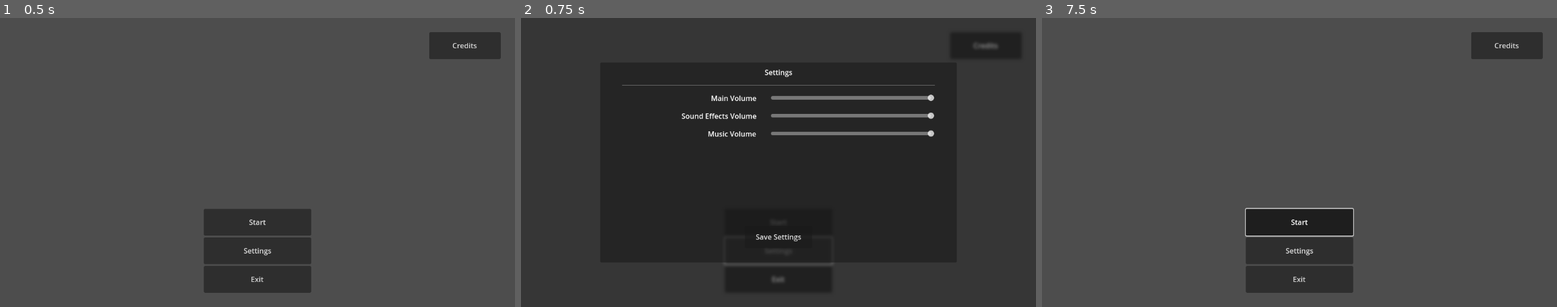
Above: before the commit, frames 1-3 (left to right).
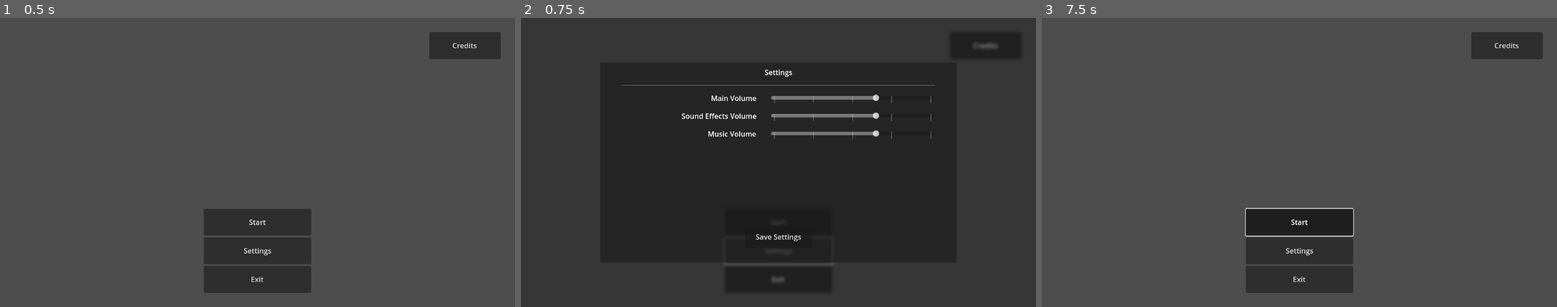
Above: after the commit, the same moments.

Repository: sjgillGit/GWJ80
Game: Godot game, scene res://PrivateDevRoom/Scenes/main_menu.tscn
Two runs of this game, one before a commit and one after it. Both use one fixed random seed, a clock stepped at 60 frames per second and the inputs below. The project has no main scene, so this scene is started directly.
Inputs (mouse positions are in pixels of both pictures, inside the frame that each line leads up to):
- Up to frame 1 (0.5 s): no input
- Up to frame 2 (0.75 s): click "Settings" at 0.5 s
- Up to frame 3 (7.5 s): click "Start" at 1.25 s; click "Start" at 2 s; click "Start" at 2.75 s; click "Credits" at 3.5 s; click "Save Settings" at 4.25 s; tap Enter at 5, 6.5 s; move the mouse to (1412, 148) at 5.02 s; click (1412, 148) at 5.17 s; tap Space at 5.75, 7.25 s; move the mouse to (1196, 176) at 5.77 s; click (1196, 176) at 5.92 s; move the mouse to (1351, 98) at 6.52 s; click (1351, 98) at 6.67 s; move the mouse to (1273, 220) at 7.27 s; click (1273, 220) at 7.42 s

Frame 1 is identical in both runs. In frame 2, 0.5% of the frame differs, in the area x 49-81%, y 26-42%; in frame 3, nothing differs.

Commit message:
reorganized files

Diff:
--- a/PrivateDevRoom/Scenes/main_menu.tscn
+++ b/PrivateDevRoom/Scenes/main_menu.tscn
@@ -33,20 +33,20 @@
 size_flags_vertical = 0
 text = "Credits"
 
-[node name="VBoxContainer" type="VBoxContainer" parent="MarginContainer"]
+[node name="MenuStack" type="VBoxContainer" parent="MarginContainer"]
 layout_mode = 2
 size_flags_vertical = 8
 mouse_filter = 2
 alignment = 1
 
-[node name="Start" type="Button" parent="MarginContainer/VBoxContainer"]
+[node name="Start" type="Button" parent="MarginContainer/MenuStack"]
 custom_minimum_size = Vector2(240, 60)
 layout_mode = 2
 size_flags_horizontal = 4
 size_flags_vertical = 4
 text = "Start"
 
-[node name="Settings" type="Button" parent="MarginContainer/VBoxContainer"]
+[node name="Settings" type="Button" parent="MarginContainer/MenuStack"]
 custom_minimum_size = Vector2(240, 60)
 layout_mode = 2
 size_flags_horizontal = 4
@@ -54,7 +54,7 @@
 text = "Settings
 "
 
-[node name="Exit" type="Button" parent="MarginContainer/VBoxContainer"]
+[node name="Exit" type="Button" parent="MarginContainer/MenuStack"]
 custom_minimum_size = Vector2(240, 60)
 layout_mode = 2
 size_flags_horizontal = 4
@@ -70,6 +70,6 @@
 grow_vertical = 2
 mouse_filter = 2
 
-[connection signal="pressed" from="MarginContainer/VBoxContainer/Start" to="." method="_on_start_pressed"]
-[connection signal="pressed" from="MarginContainer/VBoxContainer/Settings" to="." method="_on_settings_pressed"]
-[connection signal="pressed" from="MarginContainer/VBoxContainer/Exit" to="." method="_on_exit_pressed"]
+[connection signal="pressed" from="MarginContainer/MenuStack/Start" to="." method="_on_start_pressed"]
+[connection signal="pressed" from="MarginContainer/MenuStack/Settings" to="." method="_on_settings_pressed"]
+[connection signal="pressed" from="MarginContainer/MenuStack/Exit" to="." method="_on_exit_pressed"]
--- a/PrivateDevRoom/Scenes/settings.tscn
+++ b/PrivateDevRoom/Scenes/settings.tscn
@@ -1,7 +1,7 @@
 [gd_scene load_steps=4 format=3 uid="uid://uinurfovxmcg"]
 
 [ext_resource type="Script" uid="uid://coum3iki2l4f6" path="res://PrivateDevRoom/Scripts/settings.gd" id="1_d8bn1"]
-[ext_resource type="Shader" uid="uid://dew5sedirejj0" path="res://PrivateDevRoom/Scenes/blur.gdshader" id="1_ji6da"]
+[ext_resource type="Shader" uid="uid://dew5sedirejj0" path="res://PrivateDevRoom/Scenes/Shaders/blur.gdshader" id="1_ji6da"]
 
 [sub_resource type="ShaderMaterial" id="ShaderMaterial_8agtr"]
 shader = ExtResource("1_ji6da")
@@ -72,6 +72,8 @@
 max_value = 1.0
 step = 0.05
 value = 0.5
+tick_count = 5
+ticks_on_borders = true
 
 [node name="SFXVolume" type="HBoxContainer" parent="MarginContainer/PanelContainer/MarginContainer/VBoxContainer"]
 layout_mode = 2
@@ -93,6 +95,8 @@
 max_value = 1.0
 step = 0.05
 value = 0.5
+tick_count = 5
+ticks_on_borders = true
 
 [node name="MusicVolume" type="HBoxContainer" parent="MarginContainer/PanelContainer/MarginContainer/VBoxContainer"]
 layout_mode = 2
@@ -114,6 +118,8 @@
 max_value = 1.0
 step = 0.05
 value = 0.5
+tick_count = 5
+ticks_on_borders = true
 
 [node name="Control" type="Control" parent="MarginContainer/PanelContainer/MarginContainer/VBoxContainer"]
 layout_mode = 2
--- a/default_bus_layout.tres
+++ b/default_bus_layout.tres
@@ -1,16 +1,16 @@
 [gd_resource type="AudioBusLayout" format=3 uid="uid://7h3avcspb4c1"]
 
 [resource]
-bus/0/send = &"New Bus 3"
+bus/0/volume_db = -4.003
 bus/1/name = &"SFX"
 bus/1/solo = false
 bus/1/mute = false
 bus/1/bypass_fx = false
-bus/1/volume_db = 0.0
+bus/1/volume_db = -4.00569
 bus/1/send = &"Master"
 bus/2/name = &"Music"
 bus/2/solo = false
 bus/2/mute = false
 bus/2/bypass_fx = false
-bus/2/volume_db = 0.0
+bus/2/volume_db = -4.003
 bus/2/send = &"Master"
Renamed: PrivateDevRoom/Scenes/blur.gdshader -> PrivateDevRoom/Scenes/Shaders/blur.gdshader
Renamed: PrivateDevRoom/Scenes/blur.gdshader.uid -> PrivateDevRoom/Scenes/Shaders/blur.gdshader.uid
